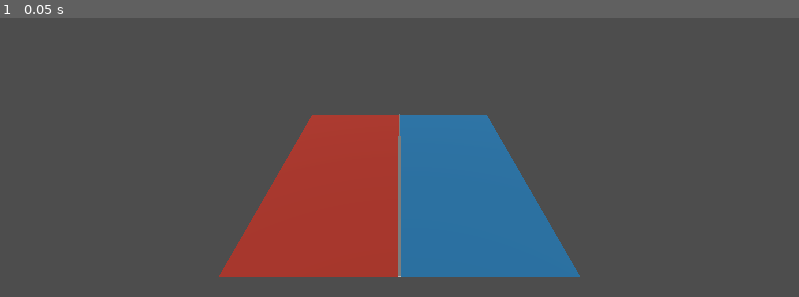
Above: before the commit, frame 1.
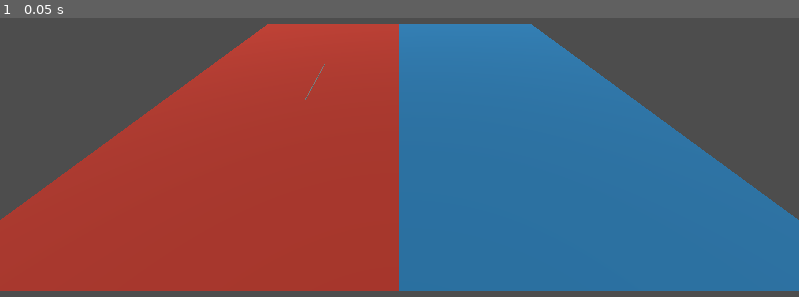
Above: after the commit, the same moment.

Repository: Luca-Umekubo/Product-Design
Game: Godot game, scene res://court_3d.tscn
Same seed, same stepped clock (60 frames per second), same inputs: the game is played once before the commit and once after it. This scene is started directly instead of the project's main scene.
Inputs:
- Up to frame 1 (0.05 s): no input

The runs differ from the first frame. In frame 1, 53% of the frame differs, in the area x 0-100%, y 2-98%.

Commit message:
fixed court sizing

Diff:
--- a/hyperballz/court_3d.tscn
+++ b/hyperballz/court_3d.tscn
@@ -5,29 +5,29 @@
 
 [sub_resource type="PlaneMesh" id="PlaneMesh_14njy"]
 material = SubResource("StandardMaterial3D_83vuo")
-size = Vector2(10, 20)
+size = Vector2(50, 100)
 
 [sub_resource type="StandardMaterial3D" id="StandardMaterial3D_14njy"]
 albedo_color = Color(0.160784, 0.501961, 0.72549, 1)
 
 [sub_resource type="PlaneMesh" id="PlaneMesh_mbpwk"]
 material = SubResource("StandardMaterial3D_14njy")
-size = Vector2(10, 20)
+size = Vector2(50, 100)
 
 [sub_resource type="BoxMesh" id="BoxMesh_vxv5f"]
 size = Vector3(0.2, 0.1, 20)
 
 [sub_resource type="BoxShape3D" id="BoxShape3D_83vuo"]
-size = Vector3(20, 2, 0.5)
+size = Vector3(100, 2, 0.5)
 
 [sub_resource type="BoxShape3D" id="BoxShape3D_14njy"]
-size = Vector3(20, 2, 0.5)
+size = Vector3(100, 2, 0.5)
 
 [sub_resource type="BoxShape3D" id="BoxShape3D_revce"]
-size = Vector3(0.5, 2, 20)
+size = Vector3(0.5, 2, 100)
 
 [sub_resource type="BoxShape3D" id="BoxShape3D_mbpwk"]
-size = Vector3(0.5, 2, 20)
+size = Vector3(0.5, 2, 100)
 
 [node name="Court3D" type="Node3D"]
 
@@ -36,7 +36,7 @@
 mesh = SubResource("PlaneMesh_14njy")
 
 [node name="FloorRight" type="MeshInstance3D" parent="."]
-transform = Transform3D(1, 0, 0, 0, 1, 0, 0, 0, 1, 5, 0, 0)
+transform = Transform3D(1, 0, 0, 0, 1, 0, 0, 0, 1, 45, 0, 0)
 mesh = SubResource("PlaneMesh_mbpwk")
 
 [node name="Border" type="MeshInstance3D" parent="."]
@@ -47,24 +47,22 @@
 transform = Transform3D(0.866025, -0.353553, 0.353553, 0, 0.707107, 0.707107, -0.5, -0.612372, 0.612372, 0, 0, 0)
 
 [node name="Camera3D" type="Camera3D" parent="."]
-transform = Transform3D(1, 0, 0, 0, 0.866025, 0.5, 0, -0.5, 0.866025, 0, 15, 20)
+transform = Transform3D(1, 0, 0, 0, 0.819152, 0.573576, 0, -0.573576, 0.819152, 20, 30, 65)
 
 [node name="BorderWalls" type="StaticBody3D" parent="."]
 
 [node name="North" type="CollisionShape3D" parent="BorderWalls"]
-transform = Transform3D(1, 0, 0, 0, 1, 0, 0, 0, 1, 0, 0, 10)
+transform = Transform3D(1, 0, 0, 0, 1, 0, 0, 0, 1, 20, 0, 50)
 shape = SubResource("BoxShape3D_83vuo")
 
 [node name="South" type="CollisionShape3D" parent="BorderWalls"]
-transform = Transform3D(1, 0, 0, 0, 1, 0, 0, 0, 1, 0, 0, -10)
+transform = Transform3D(1, 0, 0, 0, 1, 0, 0, 0, 1, 20, 0, -50)
 shape = SubResource("BoxShape3D_14njy")
 
 [node name="East" type="CollisionShape3D" parent="BorderWalls"]
-transform = Transform3D(1, 0, 0, 0, 1, 0, 0, 0, 1, 10, 0, 0)
+transform = Transform3D(1, 0, 0, 0, 1, 0, 0, 0, 1, -30, 0, 0)
 shape = SubResource("BoxShape3D_revce")
 
 [node name="West" type="CollisionShape3D" parent="BorderWalls"]
-transform = Transform3D(1, 0, 0, 0, 1, 0, 0, 0, 1, -10, 0, 0)
+transform = Transform3D(1, 0, 0, 0, 1, 0, 0, 0, 1, 70, 0, 0)
 shape = SubResource("BoxShape3D_mbpwk")
-
-[node name="DirectionalLight3D2" type="DirectionalLight3D" parent="."]
